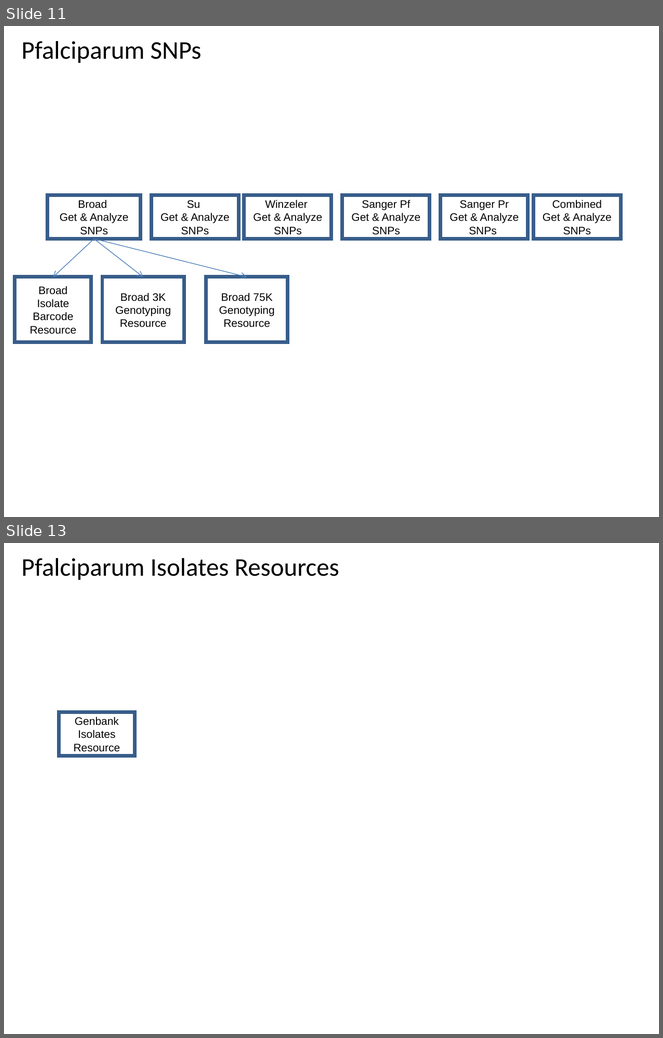
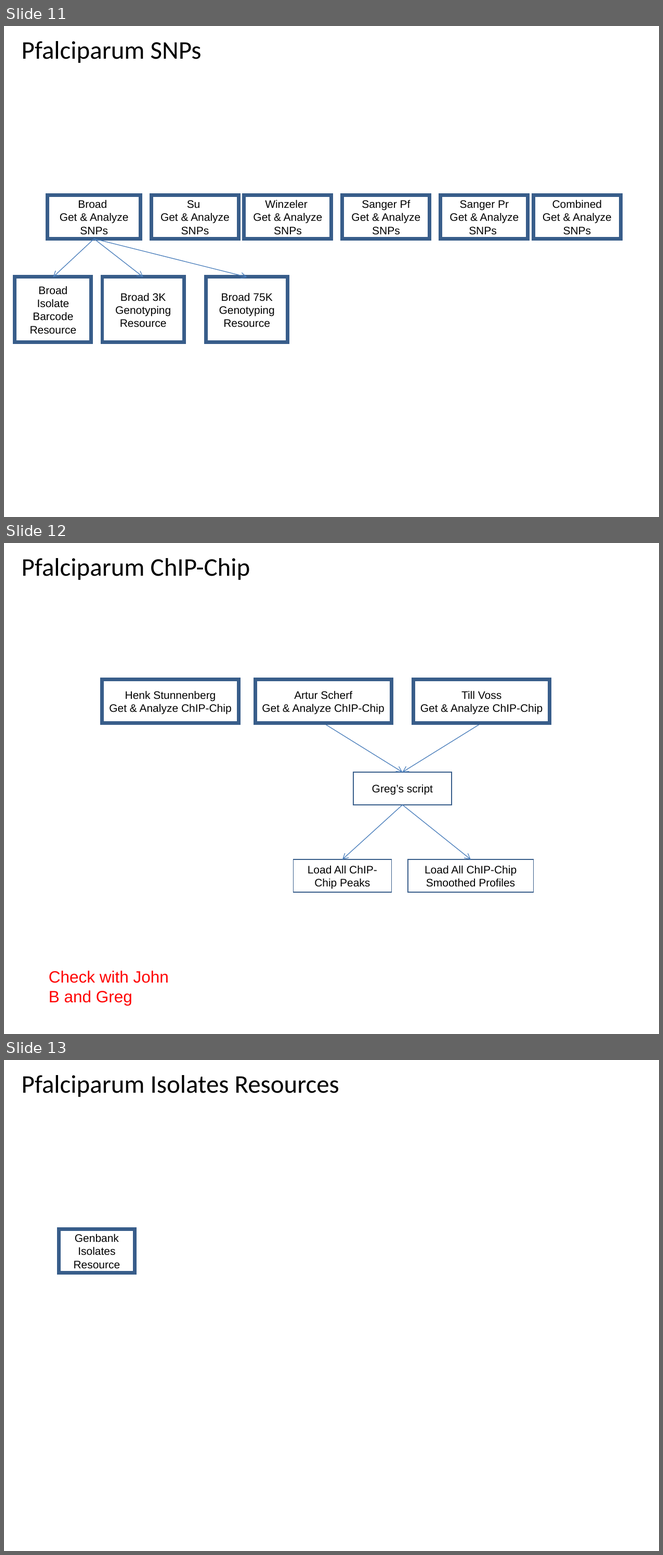
Before and after one commit to VEuPathDB/ApiCommonWorkflow, a slide deck: Main/doc/IntegratedWorkflow.ppt. Shown one above the other, each under a label of ours: slides 11 and 13 before the commit, slides 11, 12 and 13 after it; the slides between them are not shown. The pictures are 663x1038 and 663x1555 pixels, drawn with LibreOffice and Linux fonts; fonts in the diff are those of the drawing. Boxes give left, top, right and bottom in pixels: in the first picture for what was removed or moved away, otherwise in the second. Text is boxed around its words. In the diff, an @@ line names an element or a change of style, - is before the commit and + after.

```diff
--- a/Main/doc/IntegratedWorkflow.ppt
+++ b/Main/doc/IntegratedWorkflow.ppt
@@ slide 12 added at [4, 543, 659, 1034], background #FFFFFF @@
@@ title added at [22, 558, 250, 580], 28 pt, text #000000 @@
+Pfalciparum ChIP-Chip
@@ rectangle added at [102, 679, 239, 723], outline #385D8A 4 pt, 12 pt, text #000000 @@
+Henk Stunnenberg
+Get & Analyze ChIP-Chip
@@ rectangle added at [255, 679, 391, 723], outline #385D8A 4 pt, 12 pt, text #000000 @@
+Artur Scherf
+Get & Analyze ChIP-Chip
@@ rectangle added at [414, 679, 550, 723], outline #385D8A 4 pt, 12 pt, text #000000 @@
+Till Voss
+Get & Analyze ChIP-Chip
@@ arrow added from (323, 723) to (402, 772), #4A7EBB 0.74 pt @@
@@ arrow added from (482, 723) to (402, 772), #4A7EBB 0.74 pt @@
@@ rectangle added at [353, 772, 452, 805], outline #385D8A 0.99 pt, 12 pt, text #000000 @@
+Greg’s script
@@ arrow added from (402, 805) to (343, 860), #4A7EBB 0.74 pt @@
@@ arrow added from (402, 805) to (471, 860), #4A7EBB 0.74 pt @@
@@ rectangle added at [294, 860, 392, 892], outline #385D8A 0.99 pt, 12 pt, text #000000 @@
+Load All ChIP-Chip Peaks
@@ rectangle added at [408, 860, 534, 892], outline #385D8A 0.99 pt, 12 pt, text #000000 @@
+Load All ChIP-Chip Smoothed Profiles
@@ text added at [49, 971, 169, 1006], 18 pt, text #FF0000 @@
+Check with John B and Greg
```
Also in this commit, not shown: 9 slides changed, 1 other slide added, 1 slide removed.
